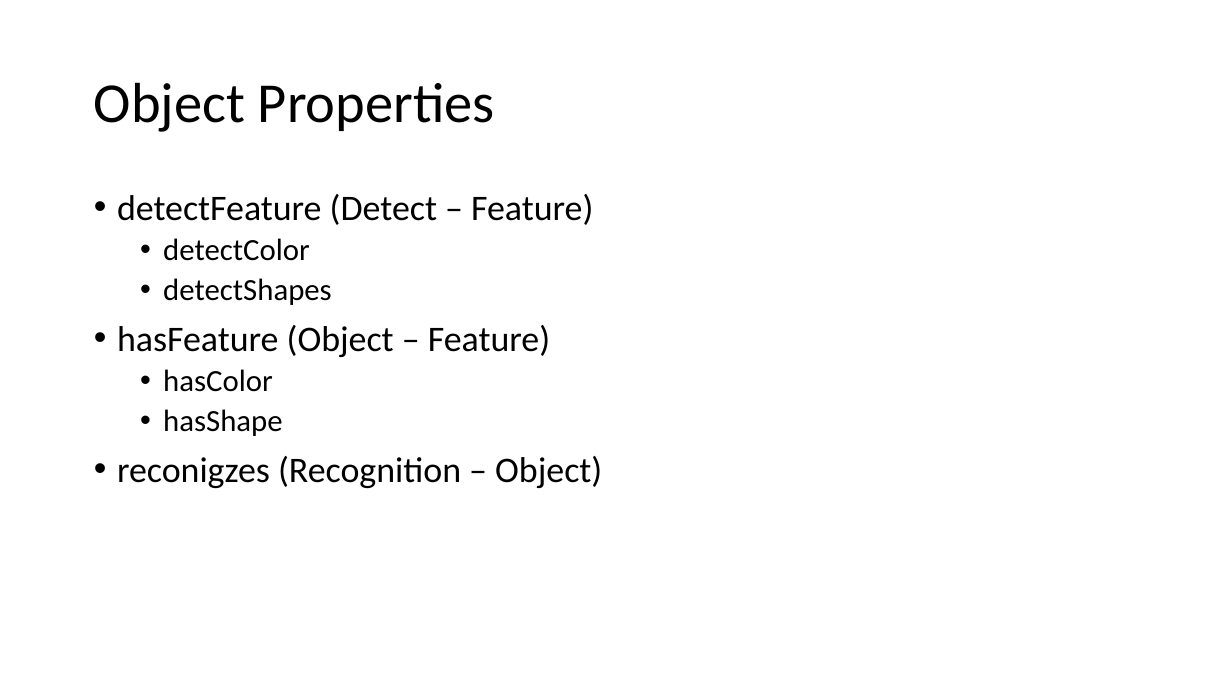
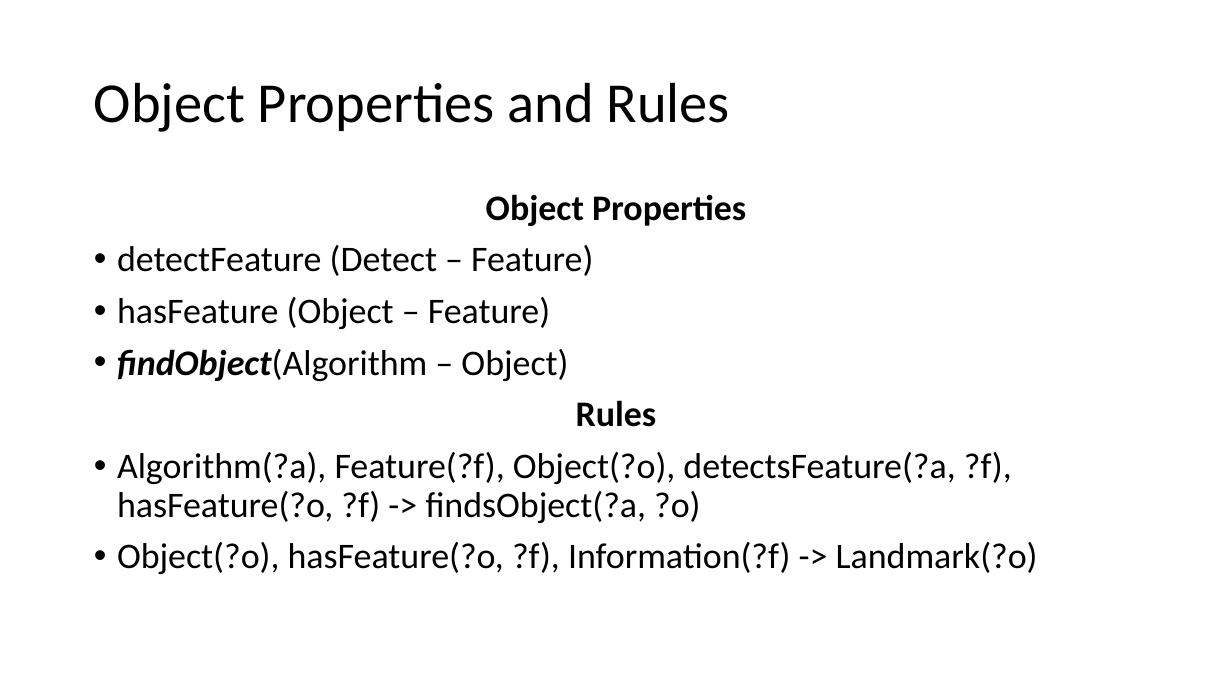
Before and after one commit to rodsnjr/vision_ontology, a slide deck: slide 11 of presentation.pptx. Drawn at 1232x693 pixels with LibreOffice and Linux fonts; fonts in the diff are those of the drawing. Boxes give left, top, right and bottom in pixels: in the first picture for what was removed or moved away, otherwise in the second. Text is boxed around its words. In the diff, an @@ line names an element or a change of style, - is before the commit and + after.

```diff
--- a/presentation.pptx
+++ b/presentation.pptx
@@ title at bbox=[94, 82, 729, 132]: text changed @@
-Object Properties
+Object Properties and Rules
@@ text at bbox=[486, 194, 746, 226]: paragraph added @@
+Object Properties
@@ text at bbox=[163, 238, 332, 305]: paragraphs removed @@
-  • detectColor
-  • detectShapes
@@ text at bbox=[117, 349, 1038, 574]: text changed @@
-  • hasColor
-  • hasShape
-• reconigzes (Recognition – Object)
+• findObject(Algorithm – Object)
+Rules
+• Algorithm(?a), Feature(?f), Object(?o), detectsFeature(?a, ?f), hasFeature(?o, ?f) -> findsObject(?a, ?o)
+• Object(?o), hasFeature(?o, ?f), Information(?f) -> Landmark(?o)
```
Also in this commit, not shown: 2 other slides changed, 2 slides added, 1 slide removed, 4 other files.
